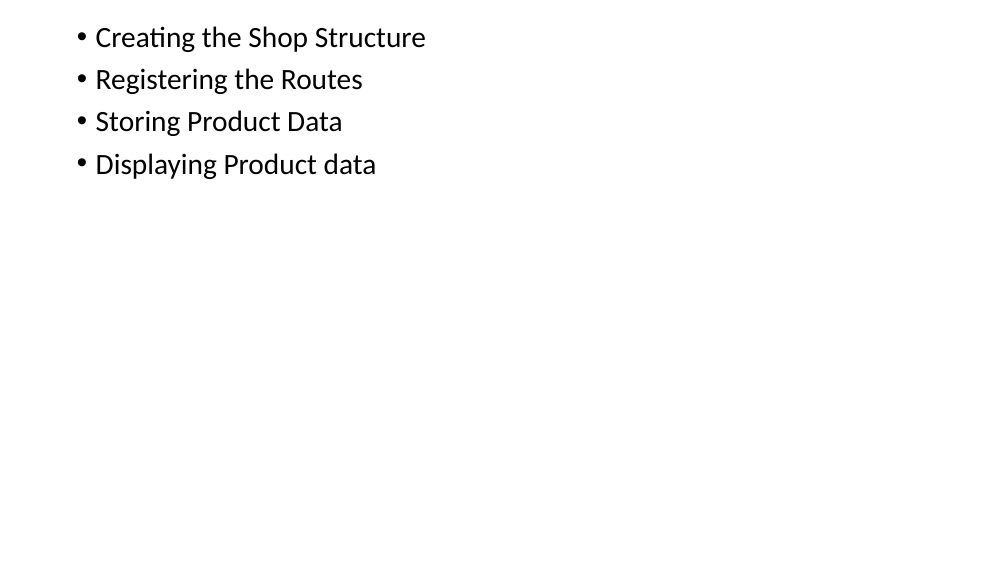
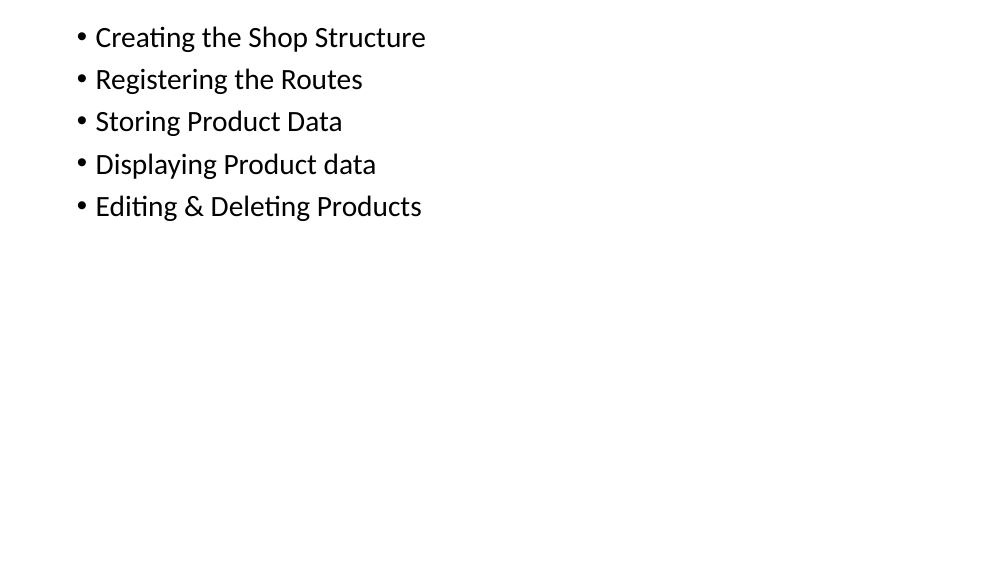
Before and after one commit to PiyushChaturvedii/Batch04, a slide deck: slide 61 of What is Node.pptx. Drawn at 1008x567 pixels with LibreOffice and Linux fonts; fonts in the diff are those of the drawing. Boxes give left, top, right and bottom in pixels: in the first picture for what was removed or moved away, otherwise in the second. Text is boxed around its words. In the diff, an @@ line names an element or a change of style, - is before the commit and + after.

```diff
--- a/What is Node.pptx
+++ b/What is Node.pptx
@@ text at (96, 195, 422, 221): paragraph added @@
+• Editing & Deleting Products
```
Also in this commit, not shown: 1 slide added, 30 other files.
